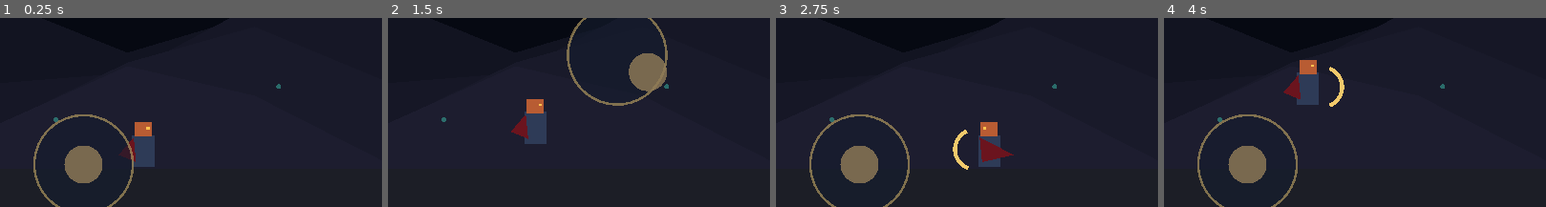
Above: before the commit, frames 1-4 (left to right).
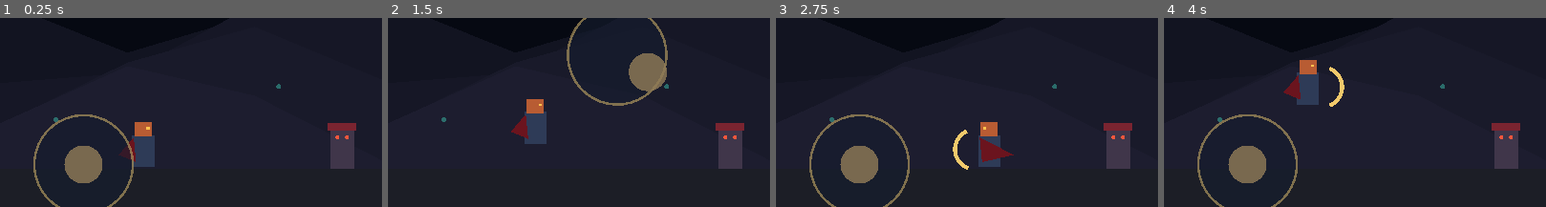
Above: after the commit, the same moments.

Repository: QuachGia1994/ShadowRift
Game: Godot game, scene res://scenes/game.tscn
Two runs of this game, one before a commit and one after it. Both use one fixed random seed, a clock stepped at 60 frames per second and the inputs below.
Inputs (mouse positions are % of the whole screen's width and height, from its top left):
- Up to frame 1 (0.25 s): no input
- Up to frame 2 (1.5 s): tap Enter at 0.5 s; move the mouse to (72, 38) at 0.52 s; hold D 0.53-1.25 s; hold J 0.53-1.25 s; click (72, 38) at 0.67 s; tap Space at 0.77 s; drag from (30, 49) to (45, 66) at 1.27 s
- Up to frame 3 (2.75 s): move the mouse to (60, 18) at 2.02 s; hold A from 2.03 s (still down); hold J from 2.03 s (still down)
- Up to frame 4 (4 s): release A at 2.75 s; release J at 2.75 s; tap Space at 2.75, 3.77 s; drag from (45, 66) to (20, 26) at 2.77 s; move the mouse to (80, 60) at 3.52 s; hold D from 3.53 s (still down); hold J from 3.53 s (still down)
The pictures show only the part of the screen within x 0-50%, y 39-89%; the shares and areas given below are measured in that part.

The runs differ from the first frame. In frame 1, 1.6% of the frame differs, in the area x 85-94%, y 55-80%; in frame 2, 1.6%; in frame 3, 1.6%; in frame 4, 1.6%.

Commit message:
Add authoritative hitbox and hurtbox combat

Diff:
--- /dev/null
+++ b/scripts/combat/combat_authority.gd
@@ -0,0 +1,24 @@
+extends Node
+class_name CombatAuthority
+
+const MAX_MELEE_DISTANCE := 96.0
+const DAMAGE_CAP := 9999
+const ATTACK_MULTIPLIERS := {&"basic_one": 1.0, &"basic_two": 1.28, &"skill_one": 1.65, &"skill_two": 2.1}
+
+func resolve_hit(source: Node2D, target: Node2D, attack_kind: StringName) -> bool:
+	if not _valid_combatants(source, target) or not ATTACK_MULTIPLIERS.has(attack_kind):
+		return false
+	if source.global_position.distance_to(target.global_position) > MAX_MELEE_DISTANCE:
+		return false
+	if not source.has_method("get_attack_power") or not target.has_method("get_defense") or not target.has_method("receive_authoritative_hit"):
+		return false
+	var attack_power := clampi(int(source.call("get_attack_power")), 1, DAMAGE_CAP)
+	var defense := clampi(int(target.call("get_defense")), 0, DAMAGE_CAP)
+	var raw_damage := int(round(float(attack_power) * float(ATTACK_MULTIPLIERS[attack_kind])))
+	var resolved_damage := clampi(raw_damage - int(defense * 0.55), 1, DAMAGE_CAP)
+	var direction := signf(target.global_position.x - source.global_position.x)
+	var knockback := Vector2(220.0 * direction, -145.0)
+	return bool(target.call("receive_authoritative_hit", resolved_damage, knockback))
+
+func _valid_combatants(source: Node2D, target: Node2D) -> bool:
+	return is_instance_valid(source) and is_instance_valid(target) and source != target and source.is_inside_tree() and target.is_inside_tree()
--- /dev/null
+++ b/scripts/combat/health_component.gd
@@ -0,0 +1,40 @@
+extends Node
+class_name HealthComponent
+
+signal health_changed(current: int, maximum: int)
+signal damaged(amount: int, knockback: Vector2)
+signal depleted
+
+var maximum := 100
+var current := 100
+var iframe_duration := 0.48
+var _iframe_remaining := 0.0
+
+func configure(maximum_health: int, invulnerability_seconds: float = 0.48) -> void:
+	maximum = maxi(1, maximum_health)
+	current = maximum
+	iframe_duration = maxf(0.0, invulnerability_seconds)
+	health_changed.emit(current, maximum)
+
+func tick(delta: float) -> void:
+	_iframe_remaining = maxf(0.0, _iframe_remaining - delta)
+
+func apply_authoritative_damage(amount: int, knockback: Vector2) -> bool:
+	if amount <= 0 or current <= 0 or _iframe_remaining > 0.0:
+		return false
+	current = maxi(0, current - amount)
+	_iframe_remaining = iframe_duration
+	health_changed.emit(current, maximum)
+	damaged.emit(amount, knockback)
+	if current == 0:
+		depleted.emit()
+	return true
+
+func restore(amount: int) -> void:
+	if amount <= 0 or current <= 0:
+		return
+	current = mini(maximum, current + amount)
+	health_changed.emit(current, maximum)
+
+func is_invulnerable() -> bool:
+	return _iframe_remaining > 0.0
--- /dev/null
+++ b/scripts/combat/hitbox.gd
@@ -0,0 +1,46 @@
+extends Area2D
+class_name Hitbox
+
+var actor: Node2D
+var attack_kind := &"basic_one"
+var _active_time := 0.0
+var _already_hit: Dictionary = {}
+
+func configure(owner_actor: Node2D, shape_size: Vector2) -> void:
+	actor = owner_actor
+	collision_layer = 0
+	collision_mask = 2
+	monitoring = false
+	monitorable = false
+	var collision := CollisionShape2D.new()
+	var shape := RectangleShape2D.new()
+	shape.size = shape_size
+	collision.shape = shape
+	add_child(collision)
+	area_entered.connect(_on_area_entered)
+
+func activate(kind: StringName, duration: float, local_offset: Vector2) -> void:
+	attack_kind = kind
+	position = local_offset
+	_active_time = maxf(0.01, duration)
+	_already_hit.clear()
+	monitoring = true
+
+func tick(delta: float) -> void:
+	_active_time = maxf(0.0, _active_time - delta)
+	if _active_time <= 0.0:
+		monitoring = false
+
+func _on_area_entered(area: Area2D) -> void:
+	if _active_time <= 0.0 or not area is Hurtbox:
+		return
+	var hurtbox := area as Hurtbox
+	if not is_instance_valid(hurtbox.actor) or hurtbox.actor == actor:
+		return
+	var target_id := hurtbox.actor.get_instance_id()
+	if _already_hit.has(target_id):
+		return
+	_already_hit[target_id] = true
+	var authority := get_tree().get_first_node_in_group("combat_authority") as CombatAuthority
+	if is_instance_valid(authority):
+		authority.resolve_hit(actor, hurtbox.actor, attack_kind)
--- /dev/null
+++ b/scripts/combat/hurtbox.gd
@@ -0,0 +1,16 @@
+extends Area2D
+class_name Hurtbox
+
+var actor: Node2D
+
+func configure(owner_actor: Node2D, shape_size: Vector2) -> void:
+	actor = owner_actor
+	collision_layer = 2
+	collision_mask = 0
+	monitoring = false
+	monitorable = true
+	var collision := CollisionShape2D.new()
+	var shape := RectangleShape2D.new()
+	shape.size = shape_size
+	collision.shape = shape
+	add_child(collision)
--- /dev/null
+++ b/scripts/enemies/dummy_enemy.gd
@@ -0,0 +1,52 @@
+extends CharacterBody2D
+class_name DummyEnemy
+
+var _health: HealthComponent
+var _hurtbox: Hurtbox
+
+func _ready() -> void:
+	_add_body_shape()
+	_health = HealthComponent.new()
+	_health.configure(80, 0.32)
+	_health.damaged.connect(_on_damaged)
+	_health.depleted.connect(_on_depleted)
+	add_child(_health)
+	_hurtbox = Hurtbox.new()
+	_hurtbox.configure(self, Vector2(34.0, 54.0))
+	_hurtbox.position = Vector2(0.0, -7.0)
+	add_child(_hurtbox)
+	queue_redraw()
+
+func _physics_process(delta: float) -> void:
+	_health.tick(delta)
+	if not is_on_floor():
+		velocity.y += get_gravity().y * delta
+	velocity.x = move_toward(velocity.x, 0.0, 760.0 * delta)
+	move_and_slide()
+	visible = not _health.is_invulnerable() or int(Time.get_ticks_msec() / 55) % 2 == 0
+
+func get_defense() -> int:
+	return 5
+
+func receive_authoritative_hit(amount: int, knockback: Vector2) -> bool:
+	return _health.apply_authoritative_damage(amount, knockback)
+
+func _on_damaged(_amount: int, knockback: Vector2) -> void:
+	velocity = knockback
+
+func _on_depleted() -> void:
+	queue_free()
+
+func _add_body_shape() -> void:
+	var collision := CollisionShape2D.new()
+	var shape := RectangleShape2D.new()
+	shape.size = Vector2(30.0, 52.0)
+	collision.shape = shape
+	collision.position = Vector2(0.0, -7.0)
+	add_child(collision)
+
+func _draw() -> void:
+	draw_rect(Rect2(-15.0, -33.0, 30.0, 52.0), Color(0.25, 0.21, 0.29))
+	draw_rect(Rect2(-18.0, -38.0, 36.0, 9.0), Color(0.48, 0.14, 0.19))
+	draw_circle(Vector2(-6.0, -20.0), 2.5, Color(0.95, 0.34, 0.24))
+	draw_circle(Vector2(6.0, -20.0), 2.5, Color(0.95, 0.34, 0.24))
--- a/scripts/player/player.gd
+++ b/scripts/player/player.gd
@@ -19,19 +19,26 @@
 var _combo_step := 0
 var _hurt_time := 0.0
 var _dead := false
+var _health: HealthComponent
+var _hitbox: Hitbox
 
 func _ready() -> void:
 	_controls = get_tree().get_first_node_in_group("mobile_controls") as MobileControls
 	_add_body_shape()
+	_add_combat_nodes()
 	_add_camera()
 	queue_redraw()
 
 func _physics_process(delta: float) -> void:
 	if _dead:
+		_health.tick(delta)
 		velocity.y += get_gravity().y * delta
 		move_and_slide()
 		return
 	_combo_grace = maxf(0.0, _combo_grace - delta)
+	_health.tick(delta)
+	_hitbox.tick(delta)
+	visible = not _health.is_invulnerable() or int(Time.get_ticks_msec() / 55) % 2 == 0
 	if not is_on_floor():
 		velocity.y += get_gravity().y * delta
 	if state == State.HURT:
@@ -78,11 +85,22 @@
 func get_facing() -> float:
 	return facing
 
+func get_attack_power() -> int:
+	return 24
+
+func get_defense() -> int:
+	return 8
+
+func receive_authoritative_hit(amount: int, knockback: Vector2) -> bool:
+	return _health.apply_authoritative_damage(amount, knockback)
+
 func _start_attack() -> void:
 	_combo_step = 1 if _combo_grace <= 0.0 else 2
 	_attack_time = ATTACK_DURATION
 	velocity.x *= 0.25
 	_set_state(State.ATTACK)
+	var attack_kind := &"basic_one" if _combo_step == 1 else &"basic_two"
+	_hitbox.activate(attack_kind, ATTACK_DURATION * 0.72, Vector2(34.0 * facing, -5.0))
 	attack_requested.emit(_combo_step)
 	queue_redraw()
 
@@ -132,6 +150,20 @@
 	camera.limit_bottom = 540
 	add_child(camera)
 
+func _add_combat_nodes() -> void:
+	_health = HealthComponent.new()
+	_health.configure(140, 0.55)
+	_health.damaged.connect(apply_hurt)
+	_health.depleted.connect(die)
+	add_child(_health)
+	var hurtbox := Hurtbox.new()
+	hurtbox.configure(self, Vector2(30.0, 46.0))
+	hurtbox.position = Vector2(0.0, -3.0)
+	add_child(hurtbox)
+	_hitbox = Hitbox.new()
+	_hitbox.configure(self, Vector2(46.0, 42.0))
+	add_child(_hitbox)
+
 func _draw() -> void:
 	var body_color := Color(0.18, 0.23, 0.34) if state != State.HURT else Color(0.92, 0.32, 0.34)
 	draw_rect(Rect2(-14.0, -23.0, 28.0, 40.0), body_color)
--- a/scripts/world/game_world.gd
+++ b/scripts/world/game_world.gd
@@ -7,9 +7,16 @@
 
 func _ready() -> void:
 	_create_ground()
+	_create_combat_authority()
 	_create_controls()
 	_create_hero()
+	_create_dummy_enemy()
 	queue_redraw()
+
+func _create_combat_authority() -> void:
+	var authority := CombatAuthority.new()
+	authority.add_to_group("combat_authority")
+	add_child(authority)
 
 func _create_controls() -> void:
 	var layer := CanvasLayer.new()
@@ -24,6 +31,11 @@
 	_hero = Hero.new()
 	_hero.position = Vector2(180.0, GROUND_Y - 34.0)
 	add_child(_hero)
+
+func _create_dummy_enemy() -> void:
+	var dummy := DummyEnemy.new()
+	dummy.position = Vector2(430.0, GROUND_Y - 27.0)
+	add_child(dummy)
 
 func _create_ground() -> void:
 	var ground := StaticBody2D.new()
